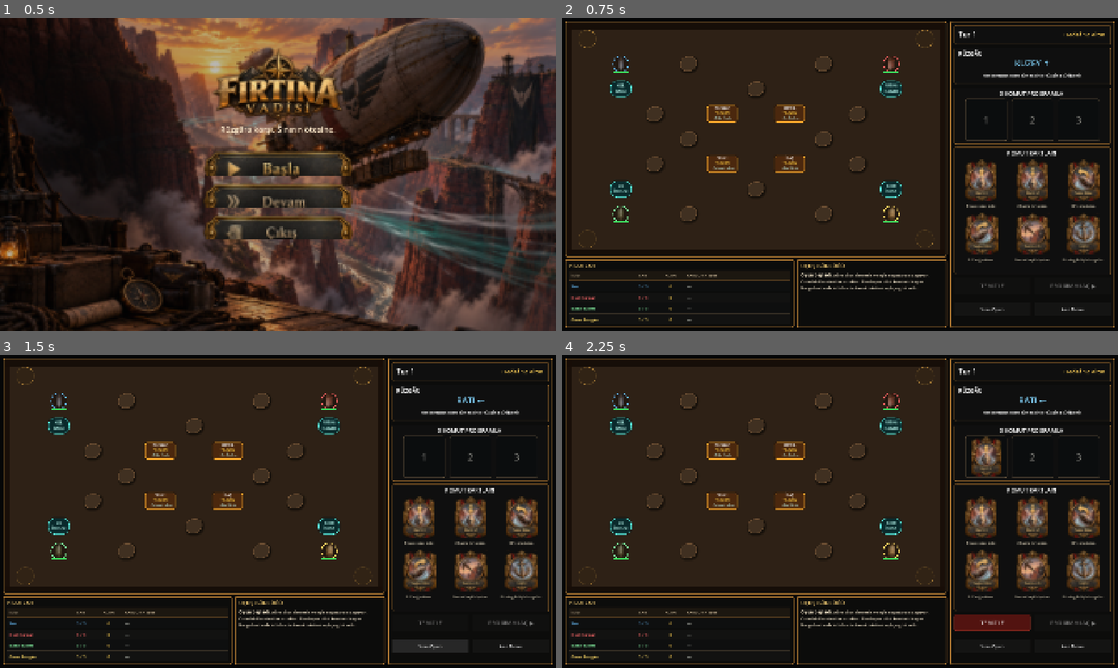
Above: before the commit, frames 1-4 (two rows, left to right).
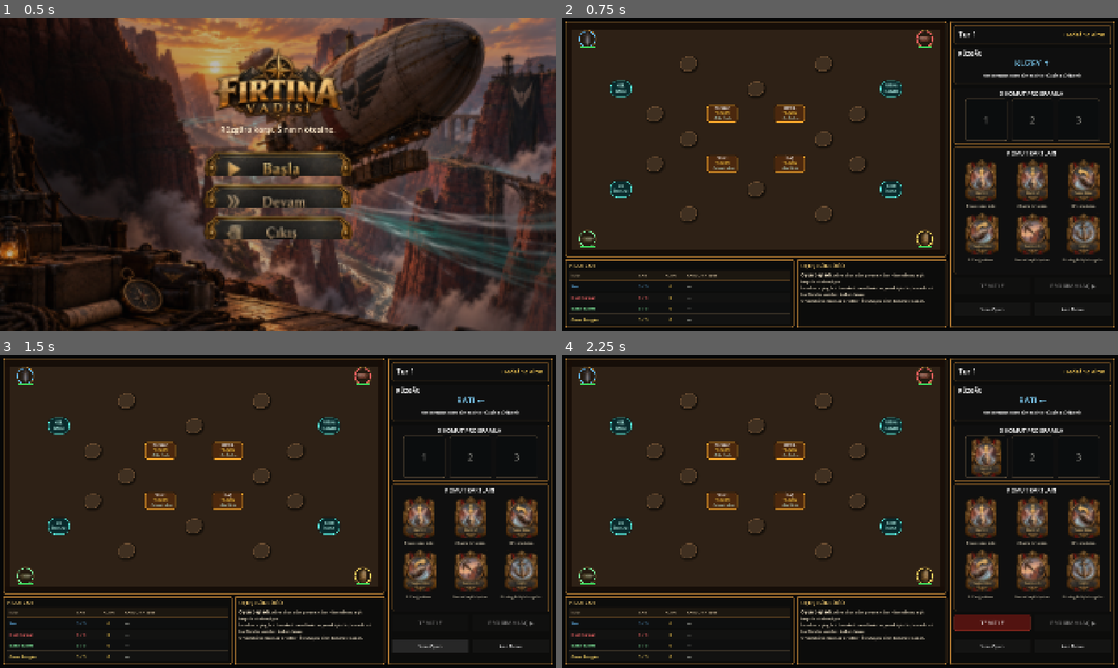
Above: after the commit, the same moments.

Repository: SerkanAydin06/Firtina-Vadisi
Game: Godot game, scene res://scenes/main.tscn
Same seed, same stepped clock (60 frames per second), same inputs: the game is played once before the commit and once after it.
Inputs (mouse positions are in pixels of both pictures, inside the frame that each line leads up to):
- Up to frame 1 (0.5 s): no input
- Up to frame 2 (0.75 s): click (840, 161) at 0.5 s
- Up to frame 3 (1.5 s): click "Yeni Oyun" at 1.25 s
- Up to frame 4 (2.25 s): click (979, 517) at 2 s

Frame 1 is identical in both runs. In frame 2, 1.1% of the frame differs, in the area x 3-67%, y 4-91%; in frame 3, 1.1%; in frame 4, 1.1%.

Commit message:
Start all pilots from true corners

Diff:
--- a/scripts/main_ui.gd
+++ b/scripts/main_ui.gd
@@ -1,9 +1,9 @@
 extends "res://scripts/main.gd"
 
 const START_CELLS: Array[Vector2i] = [
-	Vector2i(1, 1), Vector2i(9, 1), Vector2i(1, 7), Vector2i(9, 7)
-]
-const START_FACINGS: Array[int] = [2, 2, 0, 0]
+	Vector2i(0, 0), Vector2i(10, 0), Vector2i(0, 8), Vector2i(10, 8)
+]
+const START_FACINGS: Array[int] = [2, 3, 1, 0]
 const CONTRACT_SOURCES: Array[Vector2i] = [
 	Vector2i(4, 3), Vector2i(6, 3), Vector2i(4, 5), Vector2i(6, 5)
 ]
@@ -147,9 +147,9 @@
 	new_wind()
 	refresh_ui()
 	log_clear()
-	log_line("[b]Oyun başladı.[/b] Dört pilot simetrik ve eşit koşullarda başlıyor.")
+	log_line("[b]Oyun başladı.[/b] Dört pilot dört gerçek köşe hücresinde, eşit koşullarda başlıyor.")
+	log_line("İnce kare çizgileri hareket mesafesini saymak içindir; koordinat harfleri/rakamları kullanılmaz.")
 	log_line("Ortadaki kontratlar ortaktır. İlk ulaşan pilot kontratı kapar.")
-	log_line("Kargo kartında ödül ve teslimat iskelesi açıkça gösterilir.")
 
 func _reset_contracts() -> void:
 	pickups = {}
